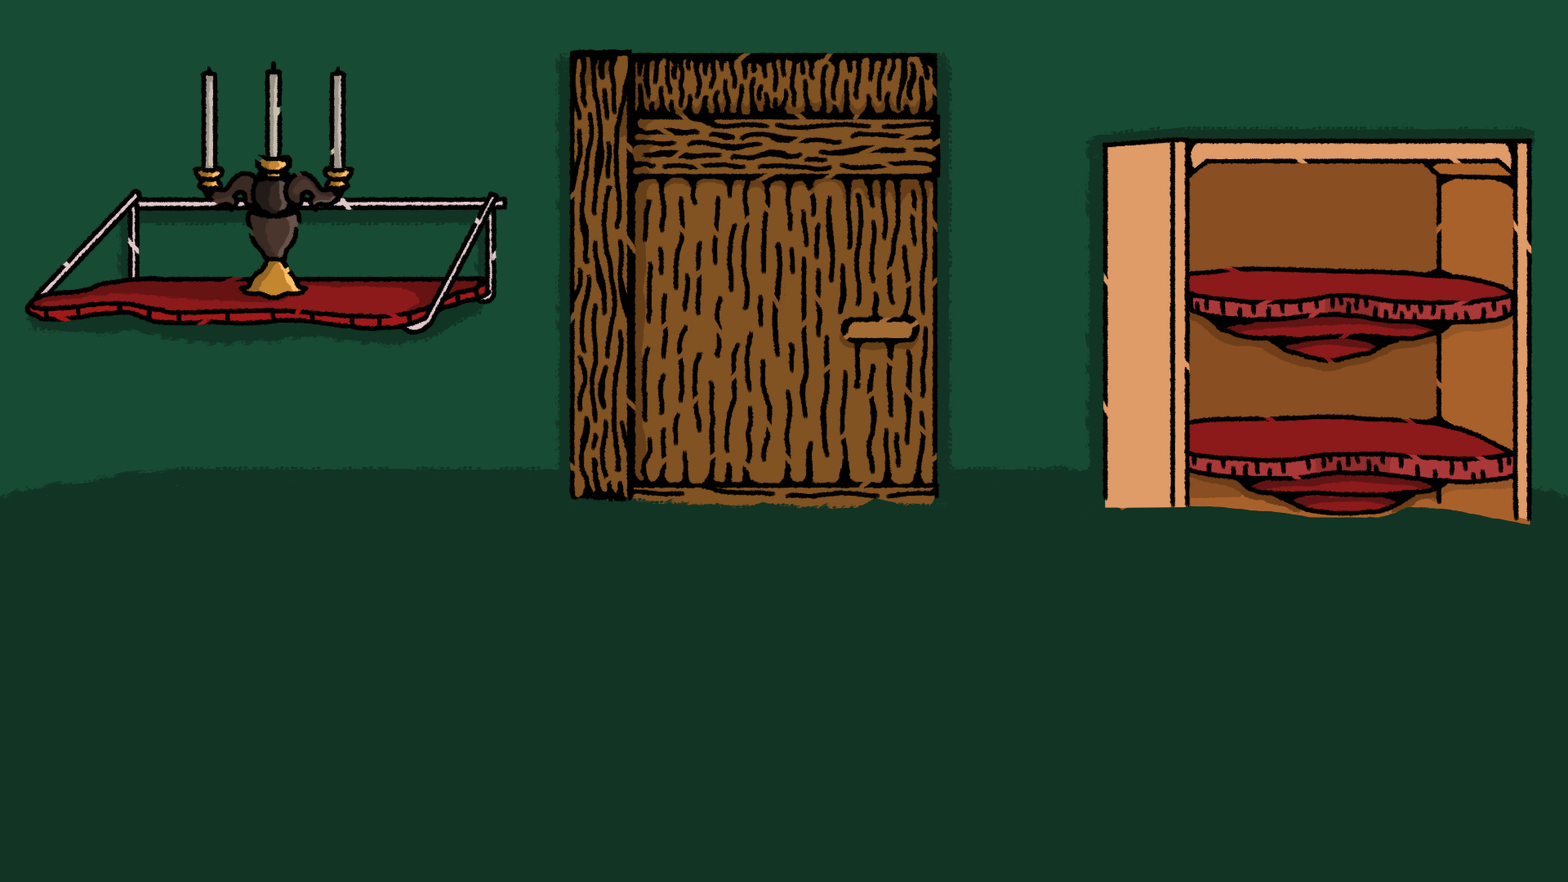
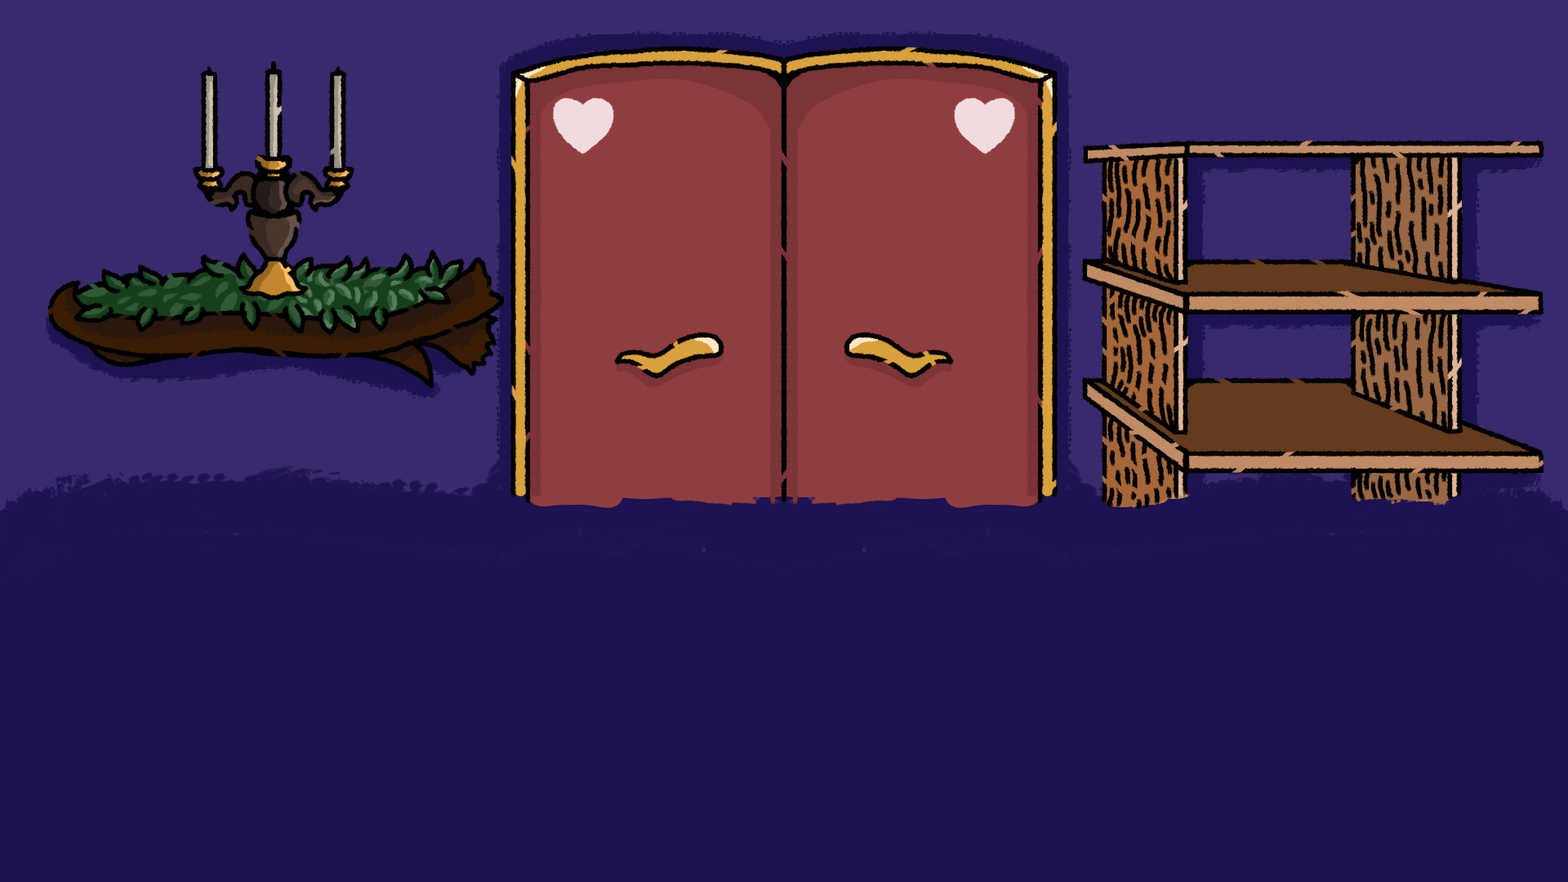
Comparing the layer stacks of the two 1568x882 images. Changes:
showed group "Q3" (13 layers) over [0, 0, 1568, 882]
painted on "velas line" (2nd of 4, in "Q3") over [0, 0, 1412, 471]
painted on "pintura velas" (2nd of 4, in "Q3") over [0, 0, 575, 419]
painted on "line_porta" over [365, 0, 1150, 628]
painted on "Line objetos" over [0, 104, 1568, 575]
showed "pintura objetos" (2nd of 4, in "Q3"), painted on it over [0, 0, 1568, 575]
painted on "BG" (2nd of 5, in "Q3") over [0, 0, 1568, 882]
hid group "Q2" (13 layers) over [0, 0, 1568, 882]
painted on "velas line" (3rd of 4, in "Q2") over [0, 0, 1412, 471]
painted on "pintura velas" (3rd of 4, in "Q2") over [0, 0, 575, 419]
painted on "Objetos extras line" over [0, 0, 1568, 523]
painted on "pintura estante" over [1097, 104, 1568, 628]
painted on "pintura objetos" (3rd of 4, in "Q2") over [0, 0, 1568, 575]
painted on "BG" (3rd of 5, in "Q2") over [0, 0, 1568, 882]